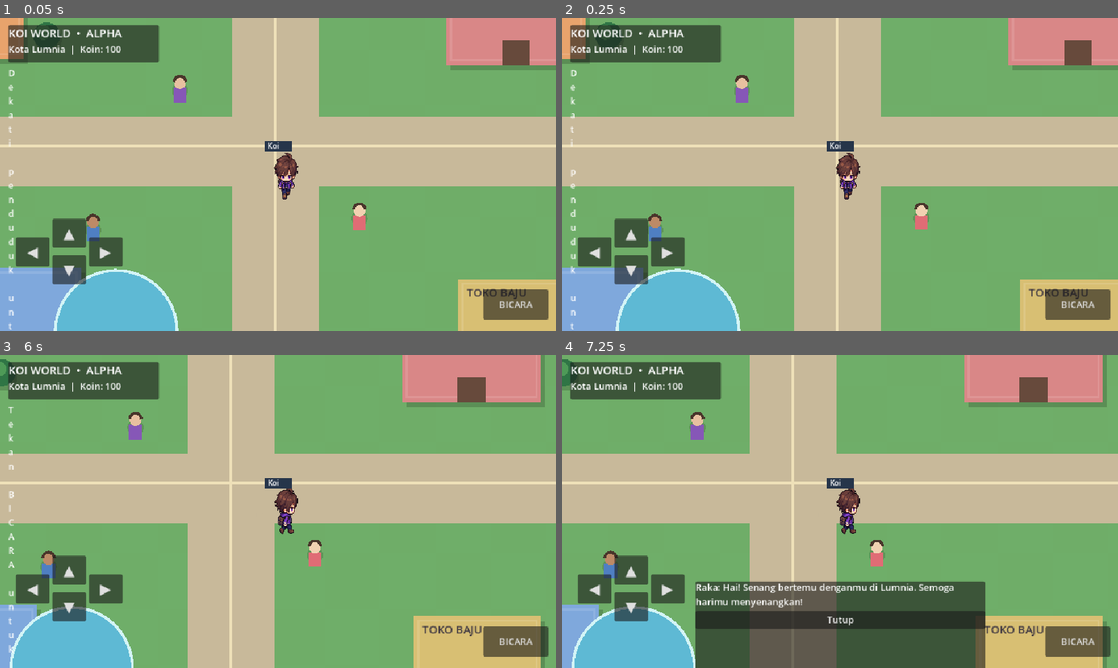
Above: before the commit, frames 1-4 (two rows, left to right).
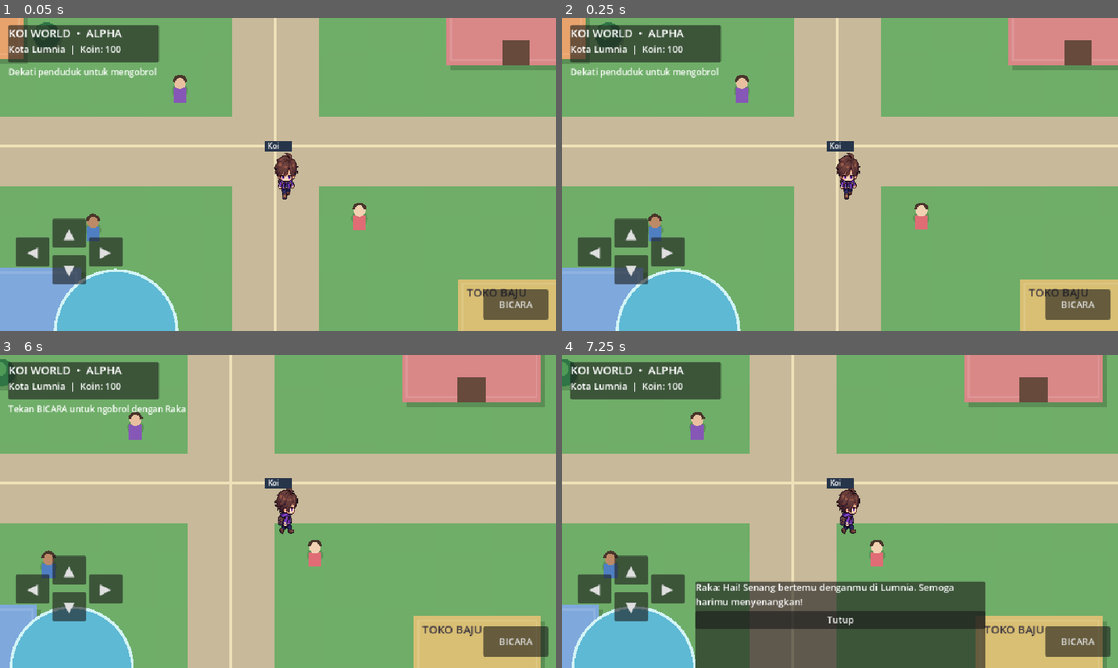
Above: after the commit, the same moments.

Repository: koi-v2/Worldwar
Game: Godot game, scene res://scenes/main.tscn
Same seed, same stepped clock (60 frames per second), same inputs: the game is played once before the commit and once after it.
Inputs:
- Up to frame 1 (0.05 s): no input
- Up to frame 2 (0.25 s): no input
- Up to frame 3 (6 s): click "▲" at 0.5 s; click "▼" at 1.25 s; click "◀" at 2 s; click "▶" at 2.75 s; click "BICARA" at 3.5 s; tap Enter at 4.25, 5.1 s; hold Right 4.28-5.03 s; hold E 4.28-5.03 s; hold Down 5.03-5.75 s; click "Tutup" at 5.75 s
- Up to frame 4 (7.25 s): tap Space at 6.5 s; hold Right from 6.53 s (still down); hold E from 6.53 s (still down)

The runs differ from the first frame. In frame 1, 0.5% of the frame differs, in the area x 1-29%, y 15-100%; in frame 2, 0.5%; in frame 3, 0.6%, in the area x 1-34%, y 15-96%; in frame 4, nothing differs.

Commit message:
Fix responsive NPC hint layout reference

Diff:
--- a/aoi_native/scripts/main.gd
+++ b/aoi_native/scripts/main.gd
@@ -284,10 +284,9 @@
 		return
 	# Keep the HUD and controls usable on both portrait phones and landscape screens.
 	if hud_canvas != null:
-		var proximity := hud_canvas.get_node_or_null("Label") as Label
-		if proximity != null:
-			proximity.position = Vector2(14, 82)
-			proximity.size = Vector2(maxf(140.0, view_size.x - 28.0), 44)
+		if proximity_label != null:
+			proximity_label.position = Vector2(14, 82)
+			proximity_label.size = Vector2(maxf(140.0, view_size.x - 28.0), 44)
 		var base := Vector2(18, view_size.y - 194)
 		for key in direction_buttons:
 			var item: Dictionary = direction_buttons[key]
